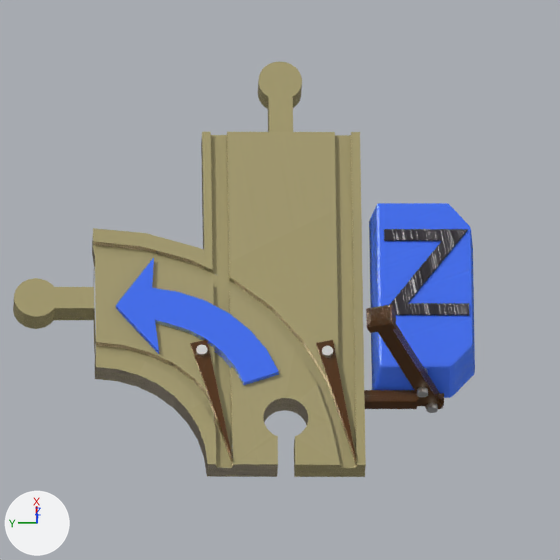
Two versions of the Blender file www/img/blenderFiles/Master-WyeLeft.blend, one commit apart.
Before and after are seen from the file's camera 'Camera'. The axes (+X, +Y, +Z) are drawn at lower left. The lights are the same throughout. Text is drawn in Blender's own font. The same objects are shown in both versions, whatever each file hides.
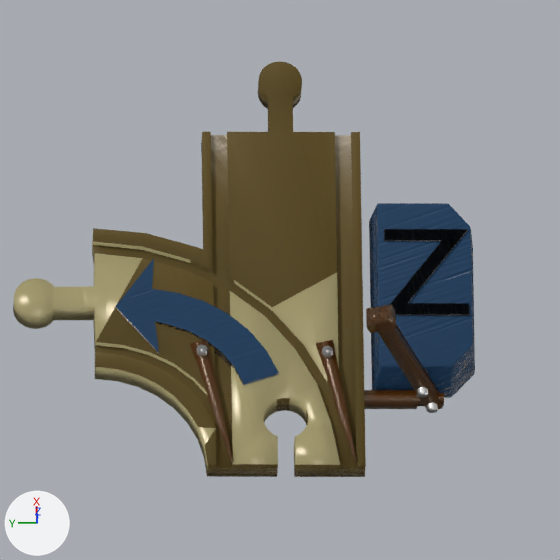
Boxes (x1, y1, x2, y2) around the edits, measured in the pictures (560 x 560 px):
'Cube.057', recoloured: (369, 203, 475, 398) in both
'Cylinder.049', recoloured, shading changed, moved: before (116, 258, 279, 385); after (116, 259, 279, 385)
part 1 of me_cylinder_128, cut back: before (54, 132, 366, 477); after (54, 132, 357, 468)
part 2 of me_cylinder_128, shading changed: (13, 248, 205, 456) in both
part 3 of me_cylinder_128, recoloured (brown to yellow): (289, 386, 328, 475) in both
part 4 of me_cylinder_128, recoloured (yellow to brown): (93, 81, 366, 465) in both

Edits to the bpy script that builds the scene:
```text
Add img_wood_oak_002_bump_jpg_006:
    img_wood_oak_002_bump_jpg_006 = load_image('wood_oak_002_bump.jpg.006', 'wood_oak_002_bump.jpg', 575, 575, 'sRGB')
Add img_wood_oak_002_bump_jpg_007:
    img_wood_oak_002_bump_jpg_007 = load_image('wood_oak_002_bump.jpg.007', 'wood_oak_002_bump.jpg', 575, 575, 'sRGB')
Add img_wood_oak_002_bump_jpg_003:
    img_wood_oak_002_bump_jpg_003 = load_image('wood_oak_002_bump.jpg.003', 'wood_oak_002_bump.jpg', 575, 575, 'sRGB')
Add mat_blackletter:
    mat_blackletter = bpy.data.materials.new('BlackLetter')
    # colours: black #010101, white #ffffff, grey #bebebe
    # uses the picture img_wood_oak_002_bump_jpg_006
Add mat_woodblue:
    mat_woodblue = bpy.data.materials.new('WoodBlue')
    # colours: dark blue #1d4468, white #e7dbc6, brown #71594f
    # uses the picture img_wood_oak_002_bump_jpg_007
Add mat_woodbrown:
    mat_woodbrown = bpy.data.materials.new('WoodBrown')
    # colours: brown #615128, white #e7dbc6, brown #71594f
    # uses the picture img_wood_oak_002_bump_jpg_003
Change me_cylinder_128:
    used by ob_trackstraight_012; location = (0.0, 0.0, 0.0); rotation_euler = (0.0, 0.0, -4.712), in degrees (0, 0, -270); scale = (0.378, 0.383, 0.221)
    remove me_cylinder_128.from_pydata(...)  # 750 vertices, 321 faces, 289 loose edges; spans x -3.6..12.4, y -12.2..8.6, z -0.1..2.0
    add me_cylinder_128.from_pydata(...)  # 312 vertices, 416 faces; spans x -3.6..12.4, y -12.2..8.6, z -0.1..2.0
    me_cylinder_128 part 1: 3 vertices moved from x -0.9..8.7, y -0.5..2.2, z 0.0..2.0 to x -2.5..8.7, y -0.5..2.3, z 1.9..2.0; 448 vertices removed from x -3.6..8.7, y -8.6..8.6, z -0.1..2.0; 11 vertices added at x -3.2..3.4, y -4.8..6.4, z 1.3..1.9
    me_cylinder_128 part 2: 151 kept faces spanning x -3.6..12.4, y -12.2..8.6, z -0.1..2.0 are now shaded smooth
    me_cylinder_128 part 3: 22 faces spanning x -2.1..1.0, y 4.4..8.6, z -0.1..2.0 switch from mat_wood_001 to mat_wood
    me_cylinder_128 part 4: 69 faces spanning x -3.6..8.7, y -12.2..8.6, z -0.1..2.0 switch from mat_wood_001 to mat_woodbrown
Change me_cylinder_008:
    where me_cylinder_008.from_pydata(...)  # 34 vertices, 24 faces; spans x 0.14..1.22, y -0.98..0.06, z -1.0..1.0
    used by ob_cylinder_049; parent = ob_trackstraight_012; location = (-2.344, 2.452, 0.338); rotation_euler = (0.0, 0.0, 0.145), in degrees (0, 0, 8.3); scale = (2.48, 2.48, 0.192)
    remove me_cylinder_008.materials.append(mat_blue_light)
    me_cylinder_008 part 5: all faces are now shaded smooth (24 of 24 changed)
    add me_cylinder_008.materials.append(mat_woodblue)
Change me_cube_066:
    where me_cube_066.from_pydata(...)  # 90 vertices, 87 faces; spans x -2.74..1.0, y -1.0..1.57, z -1.0..1.0
    remove me_cube_066.materials.append(mat_blue_light)
    add me_cube_066.materials.append(mat_woodblue)
Change txt_text_012:
    remove txt_text_012.materials.append(mat_black)
    add txt_text_012.materials.append(mat_blackletter)
Change ob_cylinder_049:
    ob_cylinder_049.location: (-2.344, 2.452, 0.338) -> (-2.344, 2.452, 0.299)
```
